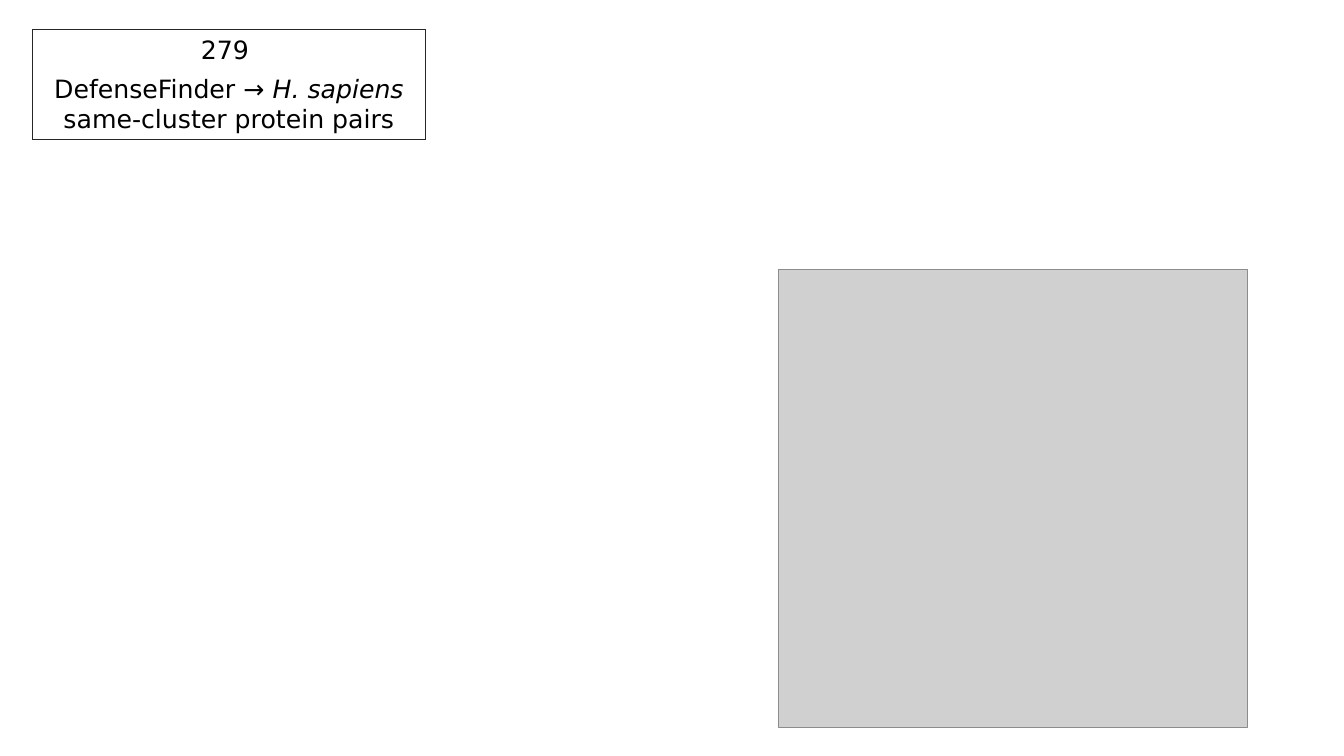
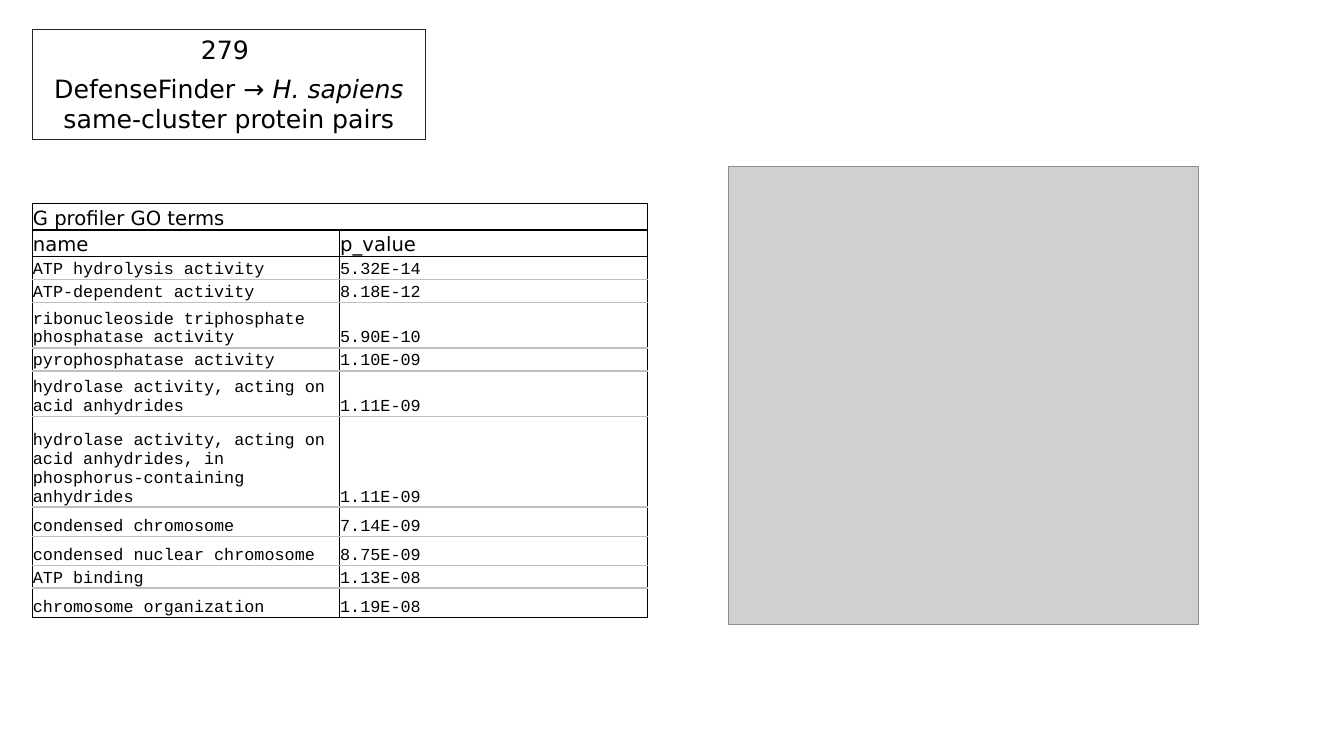
Before and after one commit to juliandeanmoran/BISSH, a slide deck: slide 7 of vis/reports/2026-02-18_projectUpdate_1.pptx. Drawn at 1344x756 pixels with LibreOffice and Linux fonts; fonts in the diff are those of the drawing; grey boxes stand for pictures. Boxes give left, top, right and bottom in pixels: in the first picture for what was removed or moved away, otherwise in the second. Text is boxed around its words. In the diff, an @@ line names an element or a change of style, - is before the commit and + after.

Commit message:
Added table of g-profiler results.

```diff
--- a/vis/reports/2026-02-18_projectUpdate_1.pptx
+++ b/vis/reports/2026-02-18_projectUpdate_1.pptx
@@ picture: place and size @@
-picture at <box>778,269,1248,727</box>
+picture at <box>729,166,1199,624</box>
@@ table added at <box>32,204,647,620</box>, 12 rows, 2 columns @@
+G profiler GO terms | 
+name | p_value
+ATP hydrolysis activity | 5.32E-14
+ATP-dependent activity | 8.18E-12
+ribonucleoside triphosphate phosphatase activity | 5.90E-10
+pyrophosphatase activity | 1.10E-09
+hydrolase activity, acting on acid anhydrides | 1.11E-09
+hydrolase activity, acting on acid anhydrides, in phosphorus-containing anhydrides | 1.11E-09
+condensed chromosome | 7.14E-09
+condensed nuclear chromosome | 8.75E-09
+ATP binding | 1.13E-08
+chromosome organization | 1.19E-08
```
Also in this commit, not shown: 3 other files.
